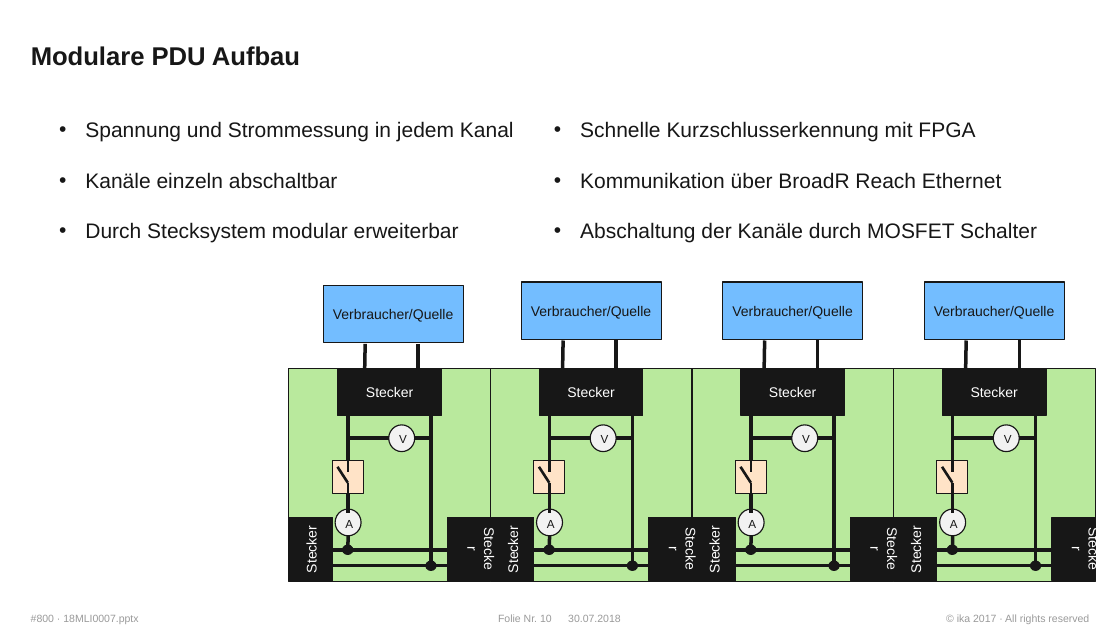
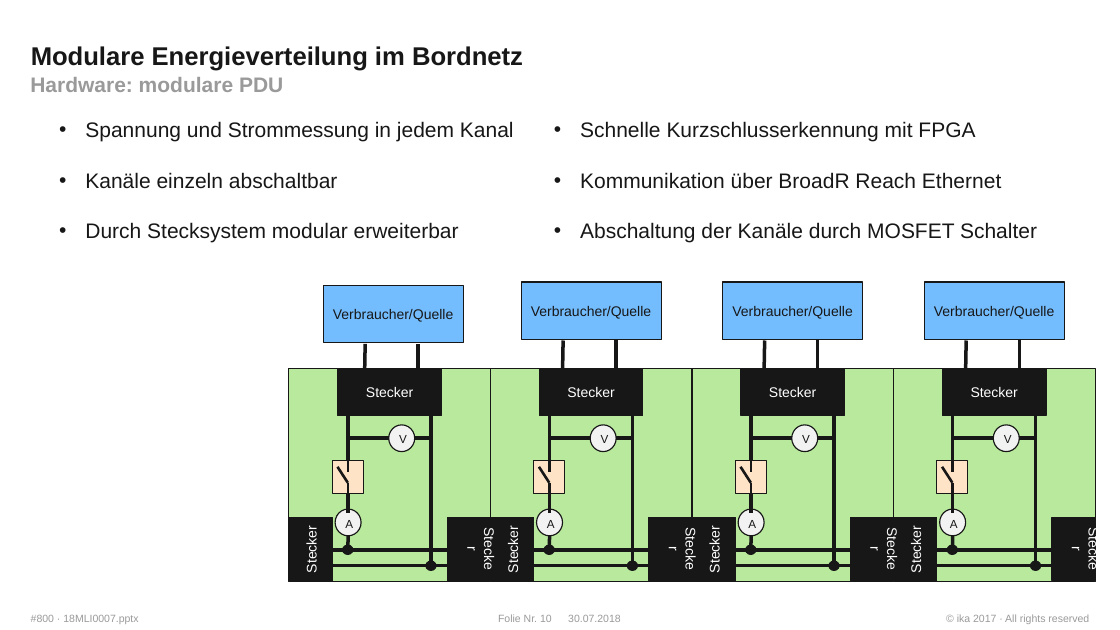
Before and after one commit to WhR4Ven/Diss_Dokument, a slide deck: slide 10 of Themenstellung.pptx. Drawn at 1120x630 pixels with LibreOffice and Linux fonts; fonts in the diff are those of the drawing; background and template pictures are left out. Boxes give left, top, right and bottom in pixels: in the first picture for what was removed or moved away, otherwise in the second. Text is boxed around its words. In the diff, an @@ line names an element or a change of style, - is before the commit and + after.

```diff
--- a/Themenstellung.pptx
+++ b/Themenstellung.pptx
@@ title at (x1=31, y1=46, x2=523, y2=71): text changed @@
-Modulare PDU Aufbau
+Modulare Energieverteilung im Bordnetz
@@ text added at (x1=30, y1=77, x2=283, y2=92), 18 pt, text #9A9A9A, bold @@
+Hardware: modulare PDU
```
Also in this commit, not shown: 3 other slides changed, 5 slides added, 2 slides removed.
